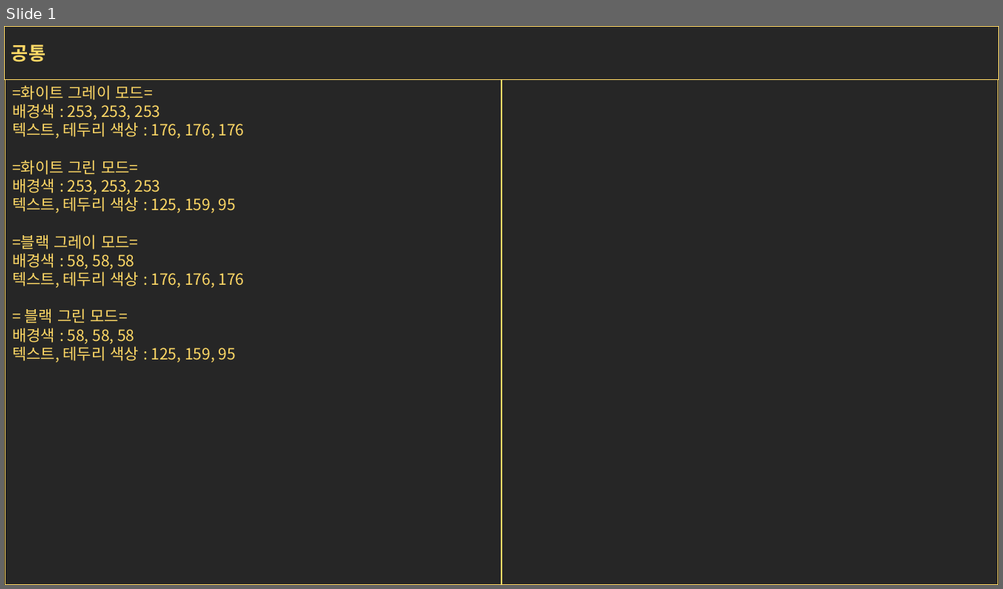
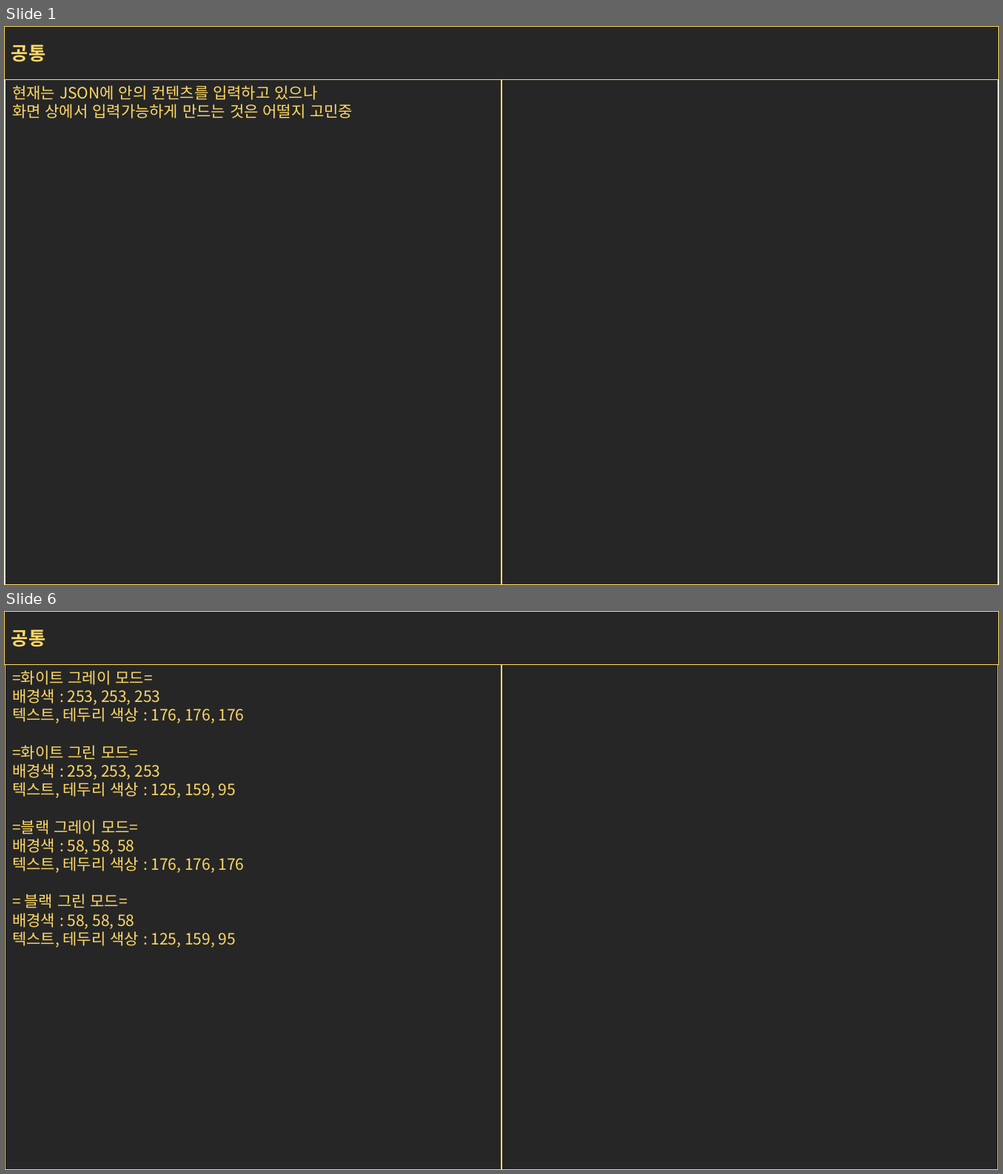
Before and after one commit to Scrimers/Study, a slide deck: [backup]/기획서.pptx. Shown one above the other, each under a label of ours: slide 1 before the commit, slides 1 and 6 after it; the slides between them are not shown. The pictures are 1003x589 and 1003x1174 pixels, drawn with LibreOffice and Linux fonts; fonts in the diff are those of the drawing. Boxes give left, top, right and bottom in pixels: in the first picture for what was removed or moved away, otherwise in the second. Text is boxed around its words. In the diff, an @@ line names an element or a change of style, - is before the commit and + after.

```diff
--- a/[backup]/기획서.pptx
+++ b/[backup]/기획서.pptx
@@ slide 1 added at (4, 26, 999, 585), background #FFFFFF @@
@@ rectangle added at (4, 26, 999, 80), fill #262626, outline #FFD966 1 pt, 18 pt, text #FFD966, bold @@
+공통
@@ rectangle added at (5, 80, 501, 585), fill #262626, outline #FFD966 1 pt, 15 pt, text #FFD966 @@
+현재는 JSON에 안의 컨텐츠를 입력하고 있으나
+화면 상에서 입력가능하게 만드는 것은 어떨지 고민중
@@ rectangle added at (502, 80, 998, 585), fill #262626, outline #FFD966 1 pt @@
@@ what was slide 1 is now slide 6 @@
```
Also in this commit, not shown: 3 slides changed, 4 other slides added, 34 other files.
